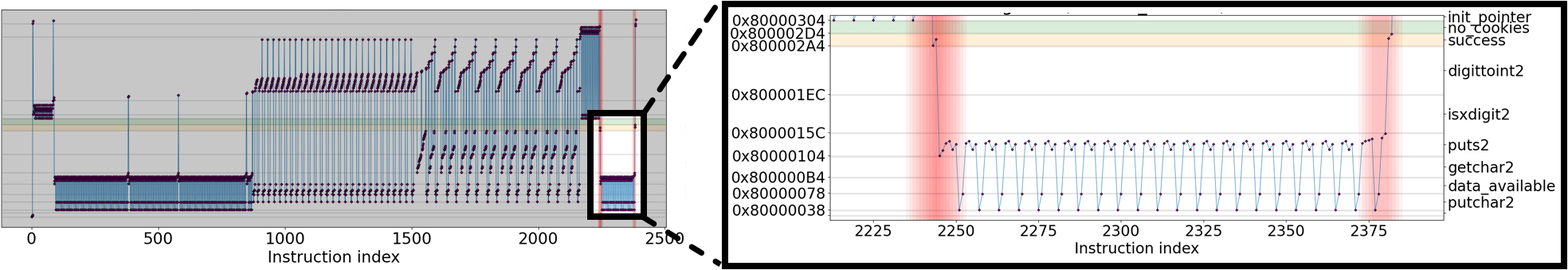
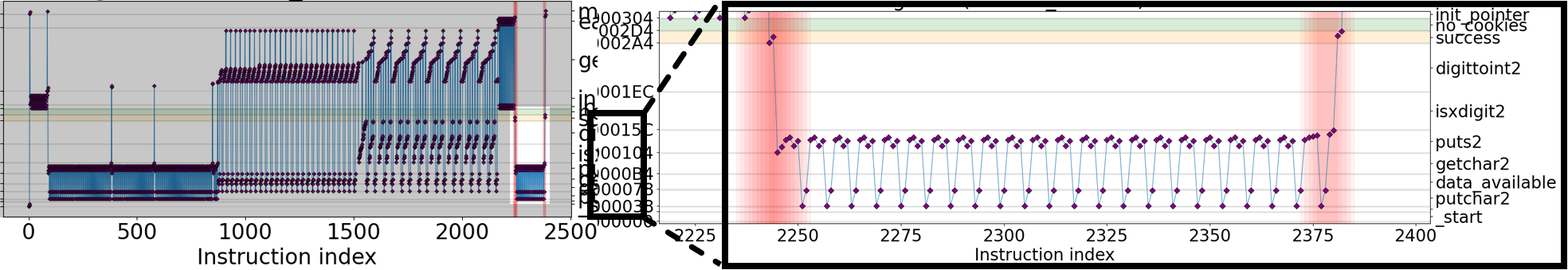
Before/after of a w=1568, h=270 layered artwork. What changed in the layer stack:
painted on "darken_main" over [0, 0, 667, 228]
painted on "Line 2" over [641, 37, 698, 114]
hid "main_2" over [0, 8, 686, 265]
added layer "Layer 1" above "Layer 2" over [0, 0, 598, 265]
added layer "Layer 2" above "zoomed_in 2" over [543, 7, 1557, 262]
hid "zoomed_in 2" over [729, 8, 1557, 260]
